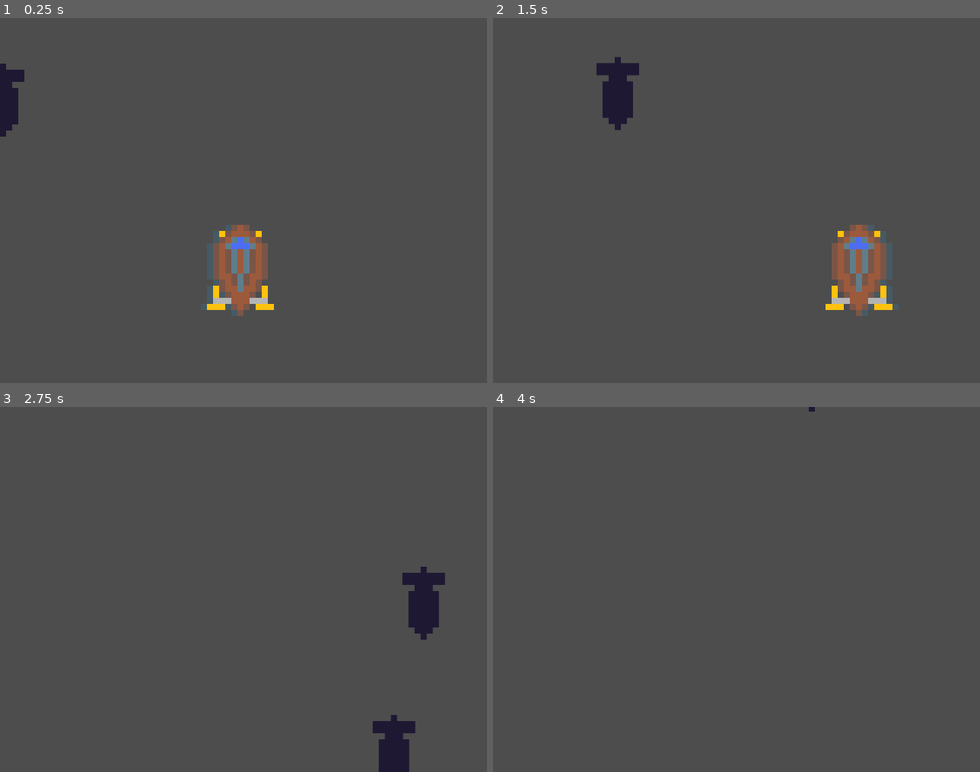
Above: before the commit, frames 1-4 (two rows, left to right).
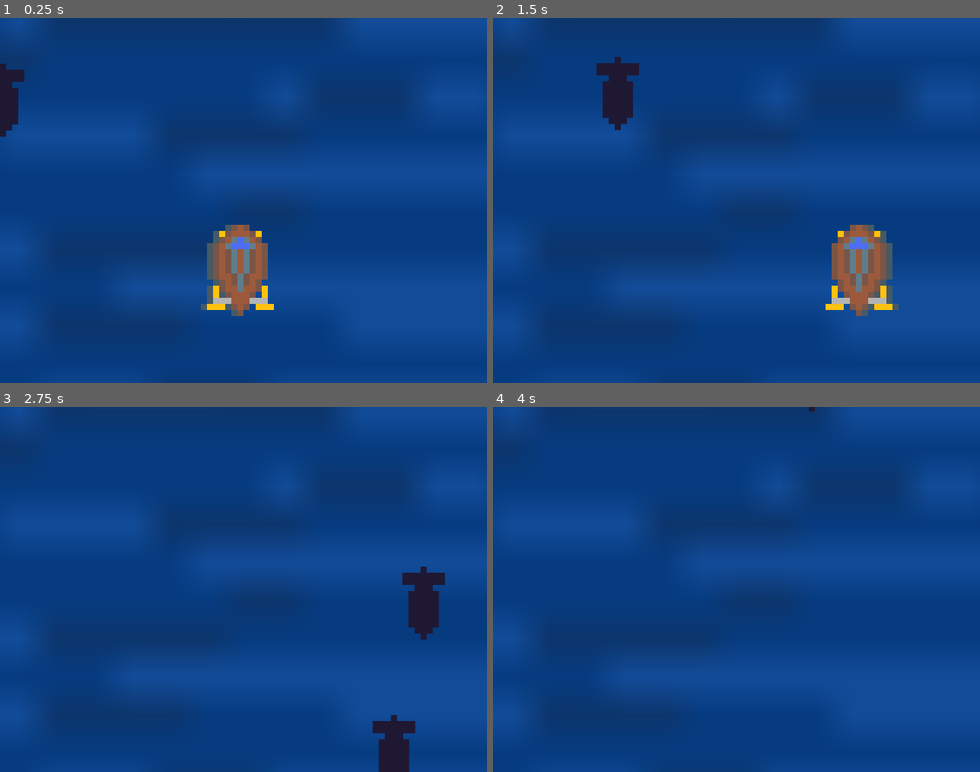
Above: after the commit, the same moments.

Repository: noahewade01-svg/Zeppelin_Army
Game: Godot game, scene res://main.tscn
Same seed, same stepped clock (60 frames per second), same inputs: the game is played once before the commit and once after it.
Inputs:
- Up to frame 1 (0.25 s): no input
- Up to frame 2 (1.5 s): hold Right (right) 0.53-1.28 s; hold A (left) from 1.28 s (still down)
- Up to frame 3 (2.75 s): release A (left) at 2.03 s; hold Right (right) from 2.03 s (still down)
- Up to frame 4 (4 s): release Right (right) at 3.53 s; hold A (left) from 3.53 s (still down)

The runs differ from the first frame. In frame 1, 97% of the frame differs, in the area x 0-100%, y 0-100%; in frame 2, 96%; in frame 3, 98%; in frame 4, 100%.

Commit message:
background work

Diff:
--- a/main.tscn
+++ b/main.tscn
@@ -3,6 +3,7 @@
 [ext_resource type="PackedScene" uid="uid://c11mf1hga0dkh" path="res://mob.tscn" id="1_0xm2m"]
 [ext_resource type="Script" uid="uid://t25euob3p1mt" path="res://main.gd" id="1_h2yge"]
 [ext_resource type="PackedScene" uid="uid://chwk3d308m4oj" path="res://zepplin.tscn" id="2_h2yge"]
+[ext_resource type="Texture2D" uid="uid://dq4cl8jhb0eb7" path="res://assets/water.png" id="4_1bvp3"]
 
 [node name="Node2D" type="Node2D" unique_id=506319581]
 script = ExtResource("1_h2yge")
@@ -14,4 +15,12 @@
 
 [node name="Timer" type="Timer" parent="." unique_id=152659138]
 
+[node name="CanvasLayer" type="CanvasLayer" parent="." unique_id=1804766684]
+layer = -1
+
+[node name="Sprite2D" type="Sprite2D" parent="CanvasLayer" unique_id=1970867629]
+position = Vector2(350, 280)
+scale = Vector2(50, 50)
+texture = ExtResource("4_1bvp3")
+
 [connection signal="timeout" from="Timer" to="." method="_on_mob_timer_timeout"]
